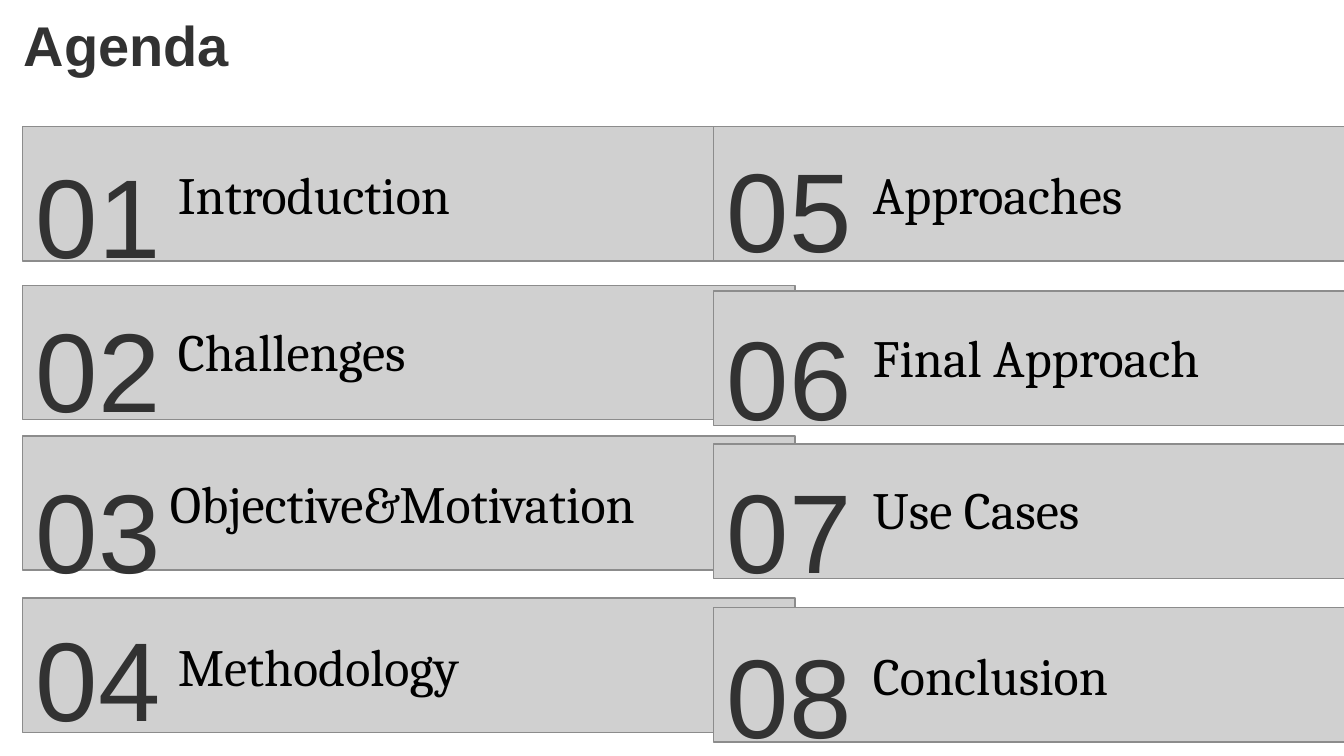
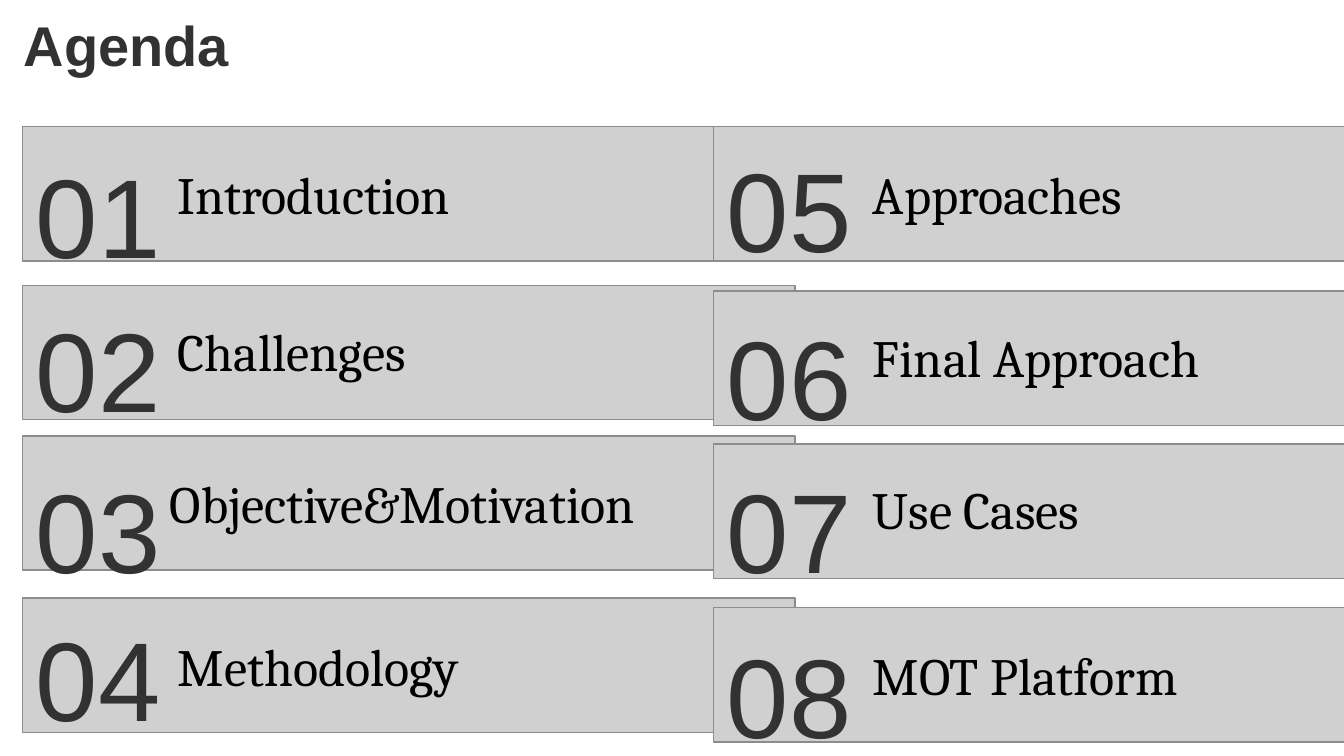
Before and after one commit to AhmedEltaba5/Anomaly_Detection_IOT_ITI, a slide deck: slide 3 of Anomaly Detection Presentation.pptx. Drawn at 1344x756 pixels with LibreOffice and Linux fonts; fonts in the diff are those of the drawing; grey boxes stand for pictures. Boxes give left, top, right and bottom in pixels: in the first picture for what was removed or moved away, otherwise in the second. Text is boxed around its words. In the diff, an @@ line names an element or a change of style, - is before the commit and + after.

```diff
--- a/Anomaly Detection Presentation.pptx
+++ b/Anomaly Detection Presentation.pptx
@@ text at box(873, 658, 1177, 696): text changed @@
-Conclusion
+MOT Platform
```
Also in this commit, not shown: 3 other slides changed.
